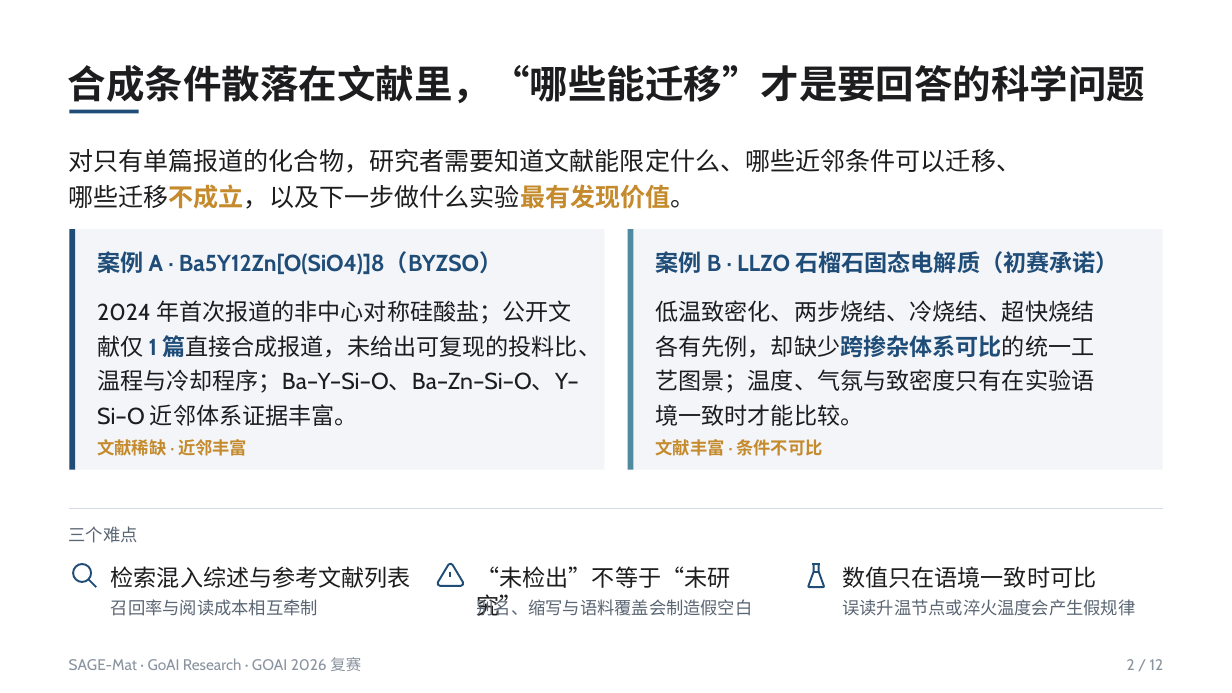
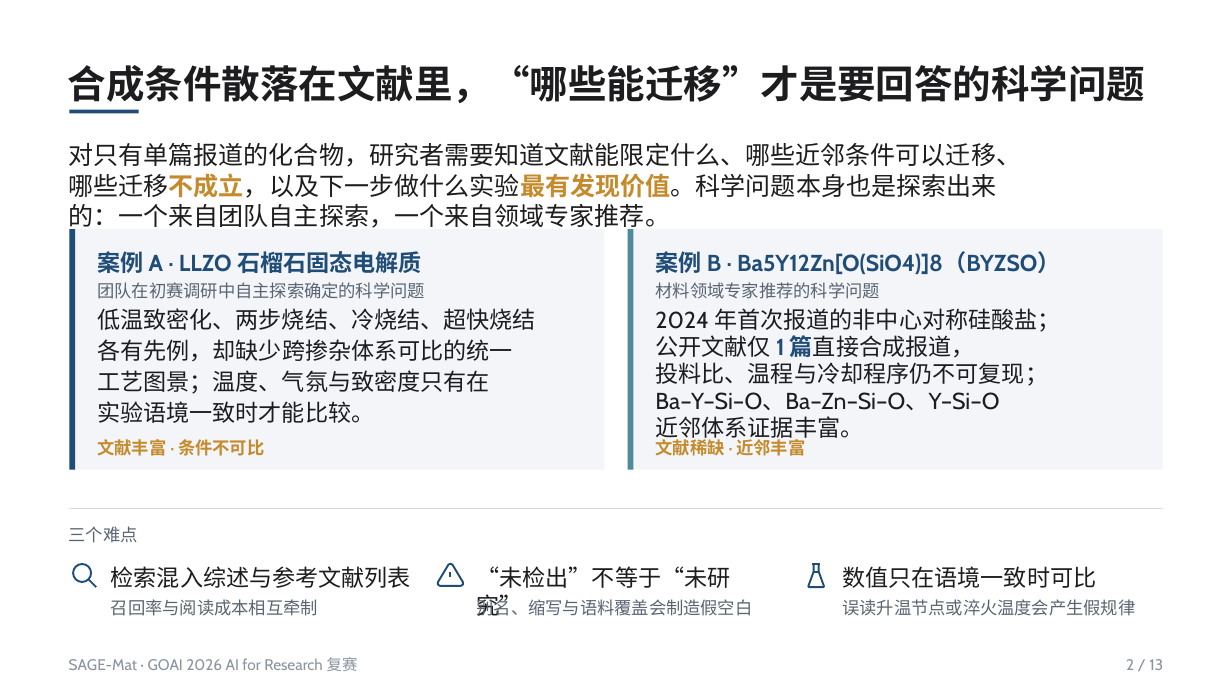
Before and after one commit to asimfish/goai_research, a slide deck: slide 2 of submission/goai_final/deck/SAGE-Mat_复赛方案说明.pptx. Drawn at 1232x693 pixels with LibreOffice and Linux fonts; fonts in the diff are those of the drawing. Boxes give left, top, right and bottom in pixels: in the first picture for what was removed or moved away, otherwise in the second. Text is boxed around its words. In the diff, an @@ line names an element or a change of style, - is before the commit and + after.

```diff
--- a/submission/goai_final/deck/SAGE-Mat_复赛方案说明.pptx
+++ b/submission/goai_final/deck/SAGE-Mat_复赛方案说明.pptx
@@ text at box(68, 143, 1021, 232): text changed @@
-对只有单篇报道的化合物，研究者需要知道文献能限定什么、哪些近邻条件可以迁移、哪些迁移不成立，以及下一步做什么实验最有发现价值。
+对只有单篇报道的化合物，研究者需要知道文献能限定什么、哪些近邻条件可以迁移、哪些迁移不成立，以及下一步做什么实验最有发现价值。科学问题本身也是探索出来的：一个来自团队自主探索，一个来自领域专家推荐。
@@ text at box(97, 251, 422, 273): text changed @@
-案例 B · LLZO 石榴石固态电解质（初赛承诺）
+案例 A · LLZO 石榴石固态电解质
@@ text at box(655, 251, 1061, 274): text changed @@
-案例 A · Ba5Y12Zn[O(SiO4)]8（BYZSO）
+案例 B · Ba5Y12Zn[O(SiO4)]8（BYZSO）
@@ text removed at box(97, 300, 601, 426) @@
-2024 年首次报道的非中心对称硅酸盐；公开文献仅 1 篇直接合成报道，未给出可复现的投料比、温程与冷却程序；Ba–Y–Si–O、Ba–Zn–Si–O、Y–Si–O 近邻体系证据丰富。
@@ text removed at box(655, 300, 1094, 426) @@
-低温致密化、两步烧结、冷烧结、超快烧结各有先例，却缺少跨掺杂体系可比的统一工艺图景；温度、气氛与致密度只有在实验语境一致时才能比较。
@@ group added at box(97, 282, 536, 423): 5 texts @@
+团队在初赛调研中自主探索确定的科学问题
+低温致密化、两步烧结、冷烧结、超快烧结
+各有先例，却缺少跨掺杂体系可比的统一
+工艺图景；温度、气氛与致密度只有在
+实验语境一致时才能比较。
@@ group added at box(655, 282, 1060, 442): 6 texts @@
+材料领域专家推荐的科学问题
+2024 年首次报道的非中心对称硅酸盐；
+公开文献仅 1 篇直接合成报道，
+投料比、温程与冷却程序仍不可复现；
+Ba–Y–Si–O、Ba–Zn–Si–O、Y–Si–O
+近邻体系证据丰富。
@@ text "文献丰富 · 条件不可比": place and size @@
-text "文献丰富 · 条件不可比" at box(656, 439, 823, 456)
+text "文献丰富 · 条件不可比" at box(97, 439, 264, 456)
@@ text "文献稀缺 · 近邻丰富": place and size @@
-text "文献稀缺 · 近邻丰富" at box(97, 439, 247, 456)
+text "文献稀缺 · 近邻丰富" at box(656, 437, 806, 456)
@@ text at box(69, 657, 358, 671): text changed @@
-SAGE-Mat · GoAI Research · GOAI 2026 复赛
+SAGE-Mat · GOAI 2026 AI for Research 复赛
@@ text at box(1126, 659, 1163, 670): text changed @@
-2 / 12
+2 / 13
```
Also in this commit, not shown: 8 other slides changed, 4 slides added, 3 slides removed, 41 other files.
